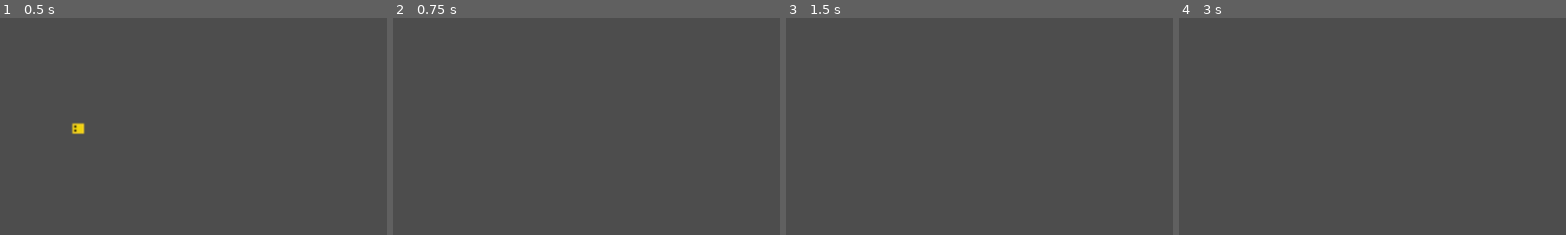
Above: before the commit, frames 1-4 (left to right).
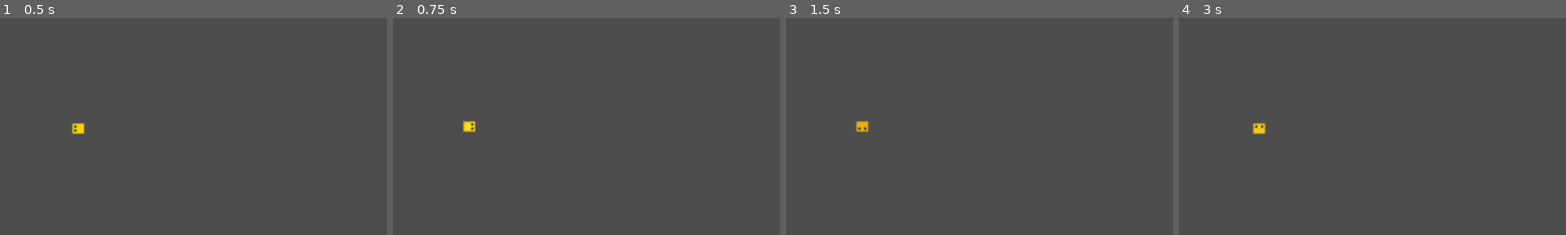
Above: after the commit, the same moments.

Repository: terenceithaque/Snake_Godot
Game: Godot game, scene res://game.tscn
Two runs of this game, one before a commit and one after it. Both use one fixed random seed, a clock stepped at 60 frames per second and the inputs below.
Inputs:
- Up to frame 1 (0.5 s): no input
- Up to frame 2 (0.75 s): tap Enter at 0.5 s; hold Right (move_right) from 0.53 s (still down)
- Up to frame 3 (1.5 s): tap Space at 1.25 s; release Right (move_right) at 1.28 s; hold Down (move_down) from 1.28 s (still down)
- Up to frame 4 (3 s): tap Enter at 2 s; release Down (move_down) at 2.03 s; hold Right (move_right) 2.03-2.78 s; tap Space at 2.75 s; hold Up (move_up) from 2.78 s (still down)
The pictures show only the part of the screen within x 0-50%, y 3-53%; the shares and areas given below are measured in that part.

Frame 1 is identical in both runs. In frame 2, 0.2% of the frame differs, in the area x 18-22%, y 47-53%; in frame 3, 0.2%; in frame 4, 0.2%.

Commit message:
Changement de la tête du serpent selon la direction

Diff:
--- a/snake.gd
+++ b/snake.gd
@@ -5,14 +5,17 @@
 
 @onready var head_sprite = $Head
 
-var head_up : Texture2D
-var head_down : Texture2D
-var head_left : Texture2D
-var head_right : Texture2D
+var head_up = preload("res://assets/images/head_up.png")
+var head_down = preload("res://assets/images/head_down.png")
+var head_left = preload("res://assets/images/head_left.png")
+var head_right = preload("res://assets/images/head_right.png")
+
 
 # Direction actuelle du serpent
 var direction = Vector2i.LEFT
 
+func _ready():
+	print(head_up)
 
 func update_head_sprite():
 	"""Met à jour le sprite de la tête du serpent selon la direction."""
Not shown, added: game.tscn243701271.tmp
